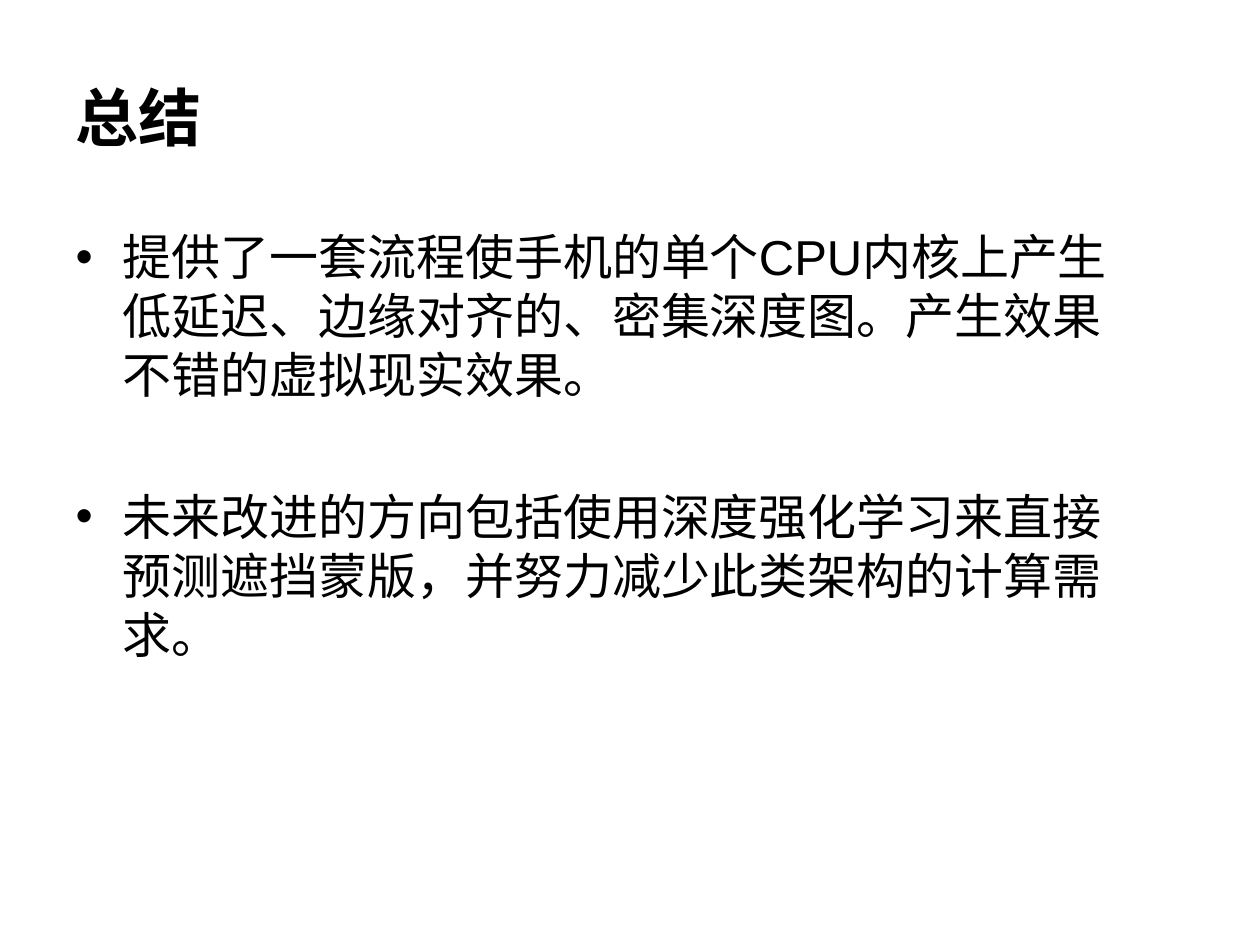
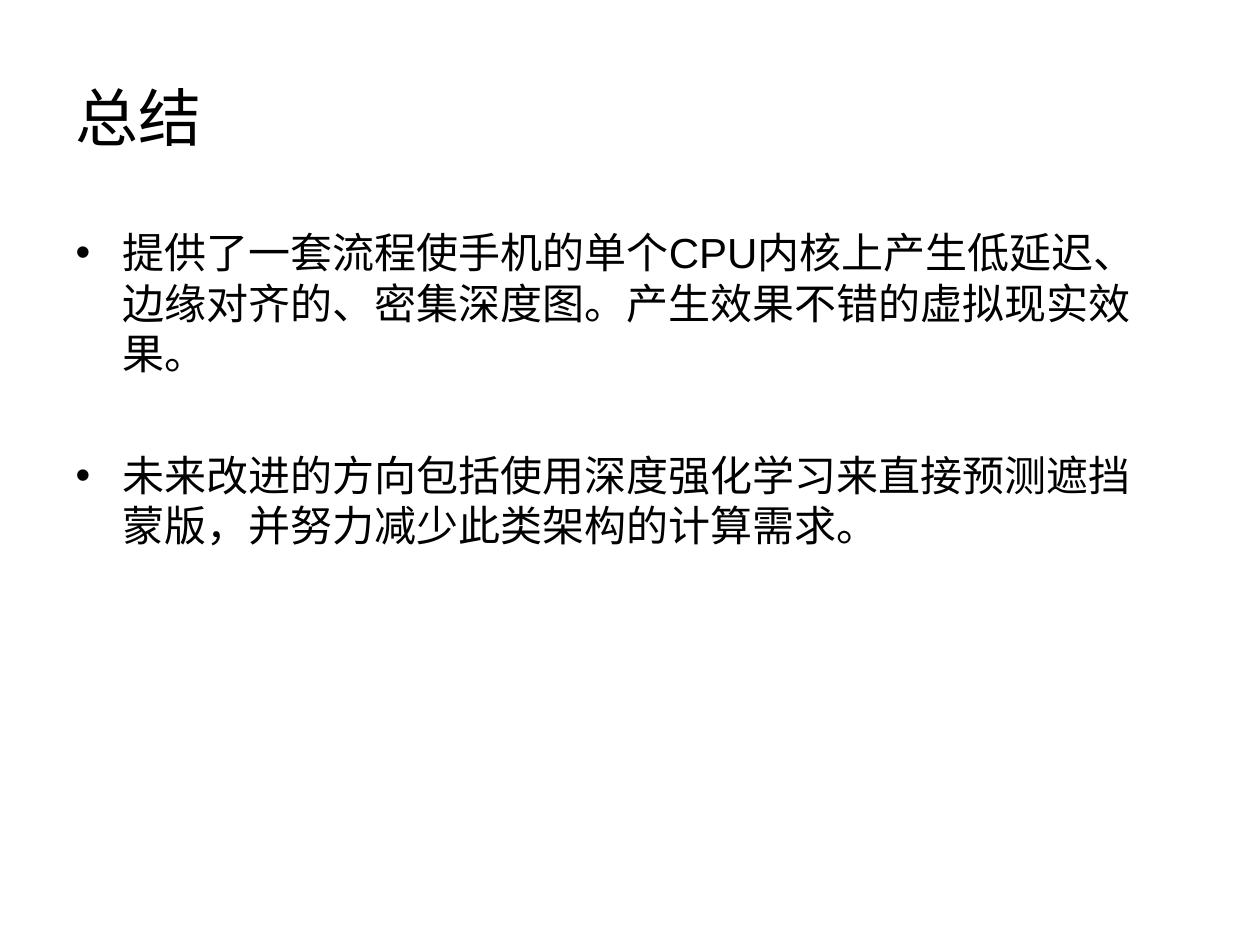
Before and after one commit to 5lyTher1n/graphics2019, a slide deck: slide 11 of 21960540侯保蕾/读书报告/读书报告.ppt (slide 10 before the commit). Drawn at 1260x945 pixels with LibreOffice and Linux fonts; fonts in the diff are those of the drawing; background and template pictures are left out. Boxes give left, top, right and bottom in pixels: in the first picture for what was removed or moved away, otherwise in the second. Text is boxed around its words. In the diff, an @@ line names an element or a change of style, - is before the commit and + after.

```diff
--- a/21960540侯保蕾/读书报告/读书报告.ppt
+++ b/21960540侯保蕾/读书报告/读书报告.ppt
@@ title "总结" at (76,88,202,146): bold off @@
@@ text "提供了一套流程使手机的单个CPU内核上产生低延迟、边缘对齐的、密集深度图。产生效果不错的虚拟现实效果。" at (123,232,1136,546): size 28 to 24 pt; less space between paragraphs @@
```
Also in this commit, not shown: 7 other slides changed, 1 slide added, 35 other files.
